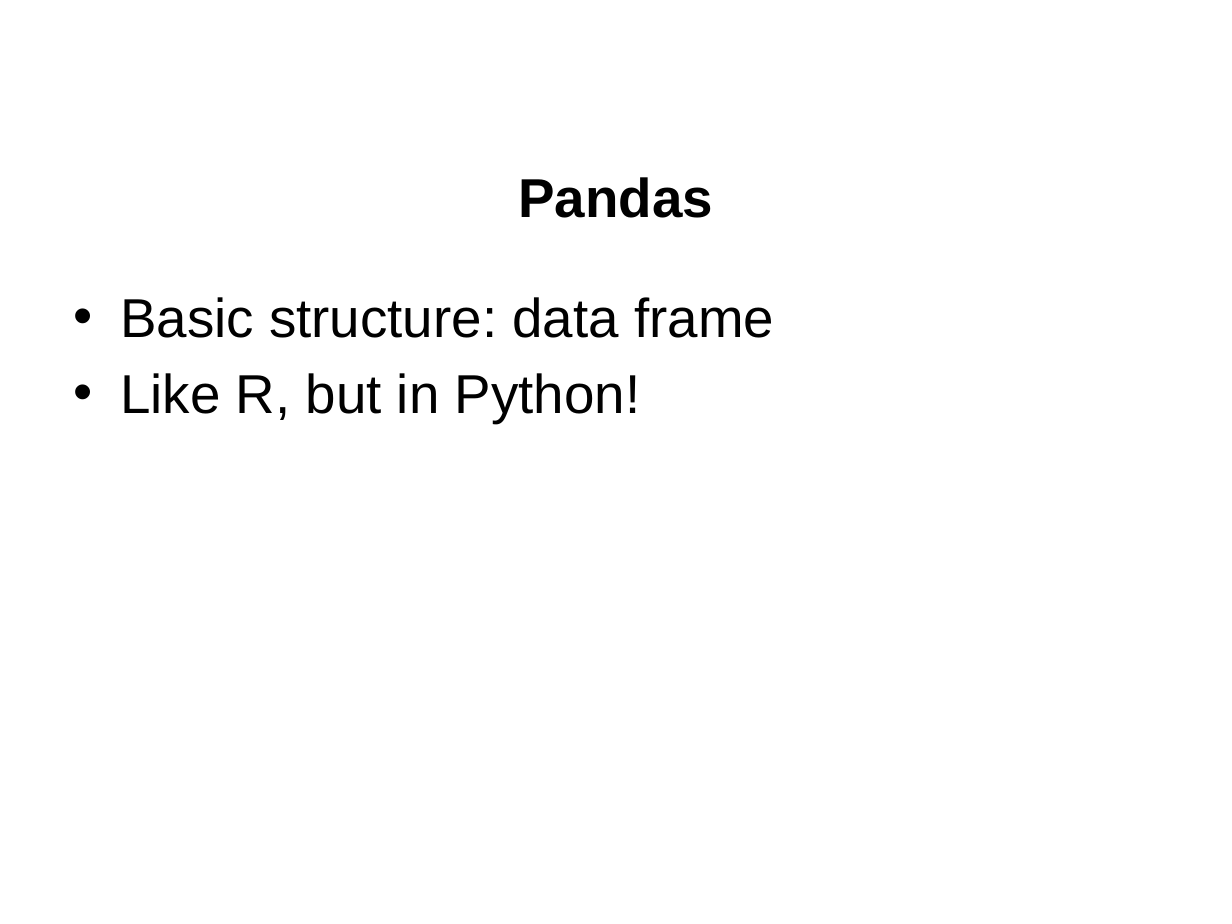
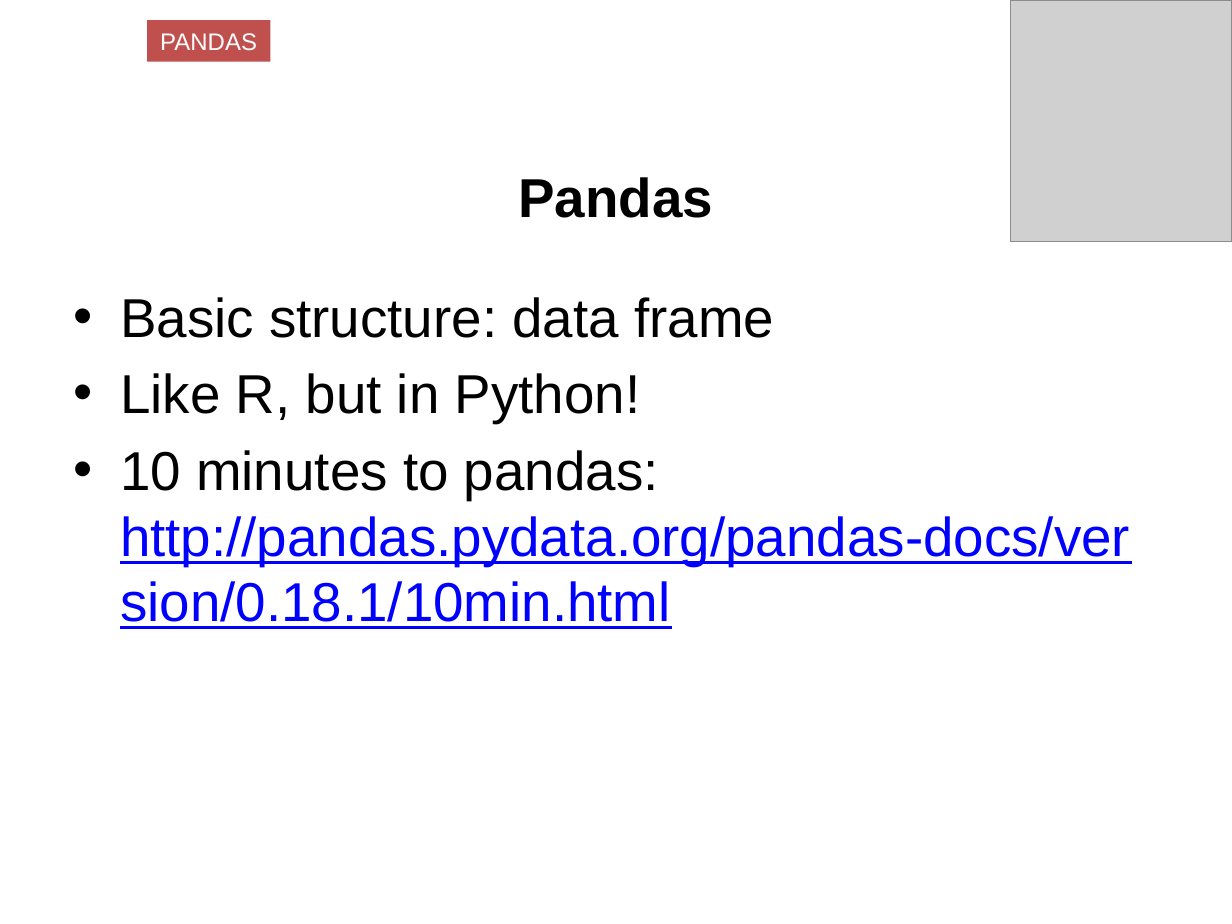
Before and after one commit to jgerity/talks, a slide deck: slide 20 of 2016/computing_workgroup/python_modules/python_scientific_modules.pptx. Drawn at 1232x924 pixels with LibreOffice and Linux fonts; fonts in the diff are those of the drawing; grey boxes stand for pictures; background and template pictures are left out. Boxes give left, top, right and bottom in pixels: in the first picture for what was removed or moved away, otherwise in the second. Text is boxed around its words. In the diff, an @@ line names an element or a change of style, - is before the commit and + after.

Commit message:
More info on pandas, more memes

```diff
--- a/2016/computing_workgroup/python_modules/python_scientific_modules.pptx
+++ b/2016/computing_workgroup/python_modules/python_scientific_modules.pptx
@@ rectangle added at (x1=147, y1=20, x2=270, y2=62), fill #C0504D, 14 pt, text #FFFFFF @@
+PANDAS
@@ picture added at (x1=1010, y1=0, x2=1232, y2=241) @@
@@ text at (x1=120, y1=450, x2=1130, y2=629): paragraph added @@
+• 10 minutes to pandas:
+  http://pandas.pydata.org/pandas-docs/version/0.18.1/10min.html
```
Also in this commit, not shown: 1 other slide changed.
